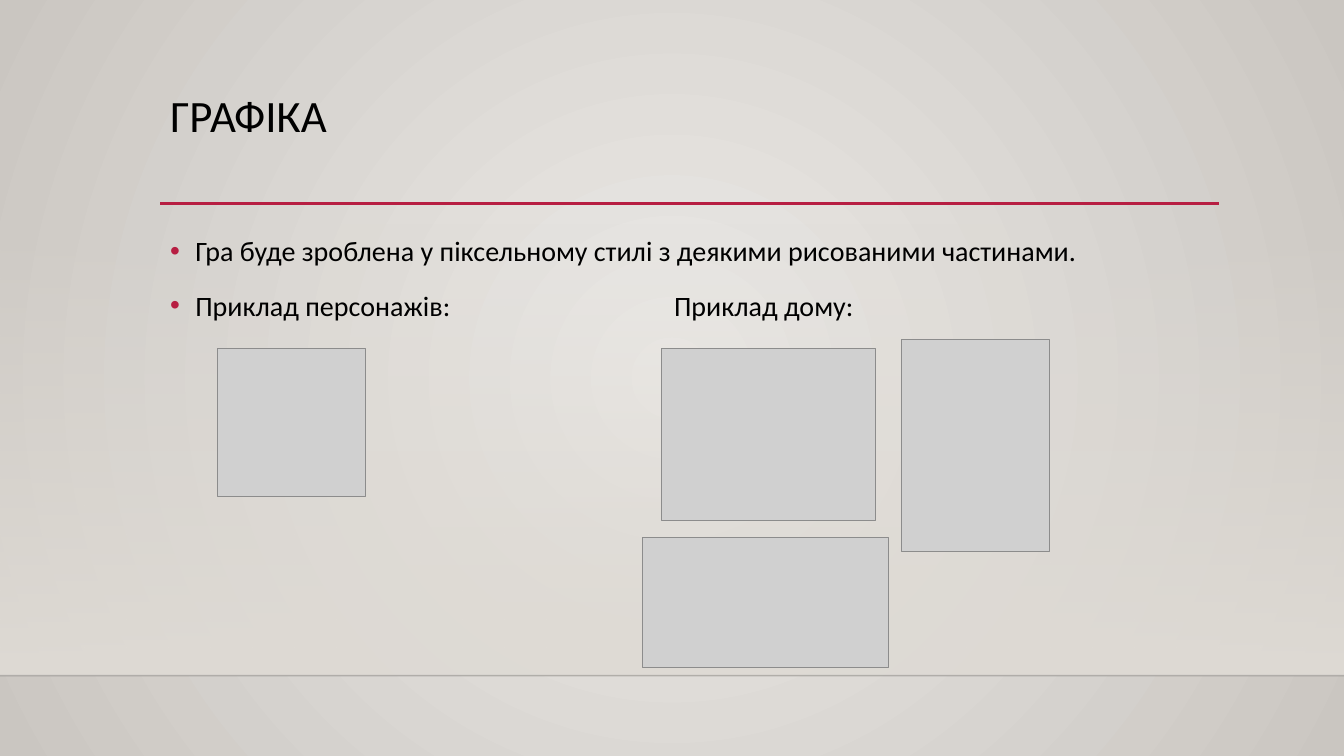
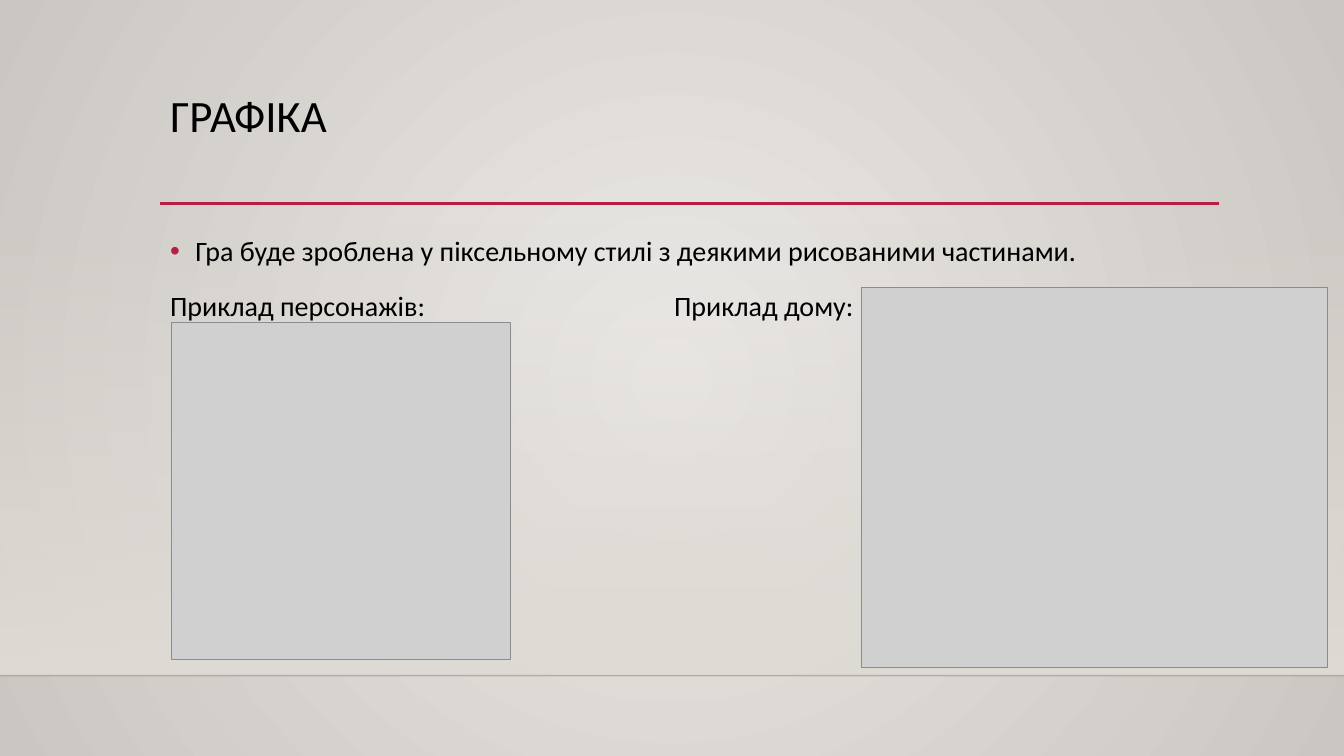
Before and after one commit to svixxn/pyscho-horror-game, a slide deck: slide 16 of Пітч гри.pptx (slide 13 before the commit). Drawn at 1344x756 pixels with LibreOffice and Linux fonts; fonts in the diff are those of the drawing; grey boxes stand for pictures; background and template pictures are left out. Boxes give left, top, right and bottom in pixels: in the first picture for what was removed or moved away, otherwise in the second. Text is boxed around its words. In the diff, an @@ line names an element or a change of style, - is before the commit and + after.

```diff
--- a/Пітч гри.pptx
+++ b/Пітч гри.pptx
@@ text at (170, 296, 853, 323): bullet • to none @@
@@ picture added at (862, 287, 1328, 667) @@
@@ picture added at (171, 323, 511, 660) @@
@@ picture removed at (218, 349, 366, 497) @@
@@ picture removed at (661, 349, 876, 520) @@
@@ picture removed at (902, 340, 1050, 552) @@
@@ picture removed at (642, 537, 889, 667) @@
```
Also in this commit, not shown: 11 other slides changed, 3 slides added, 6 other files.
